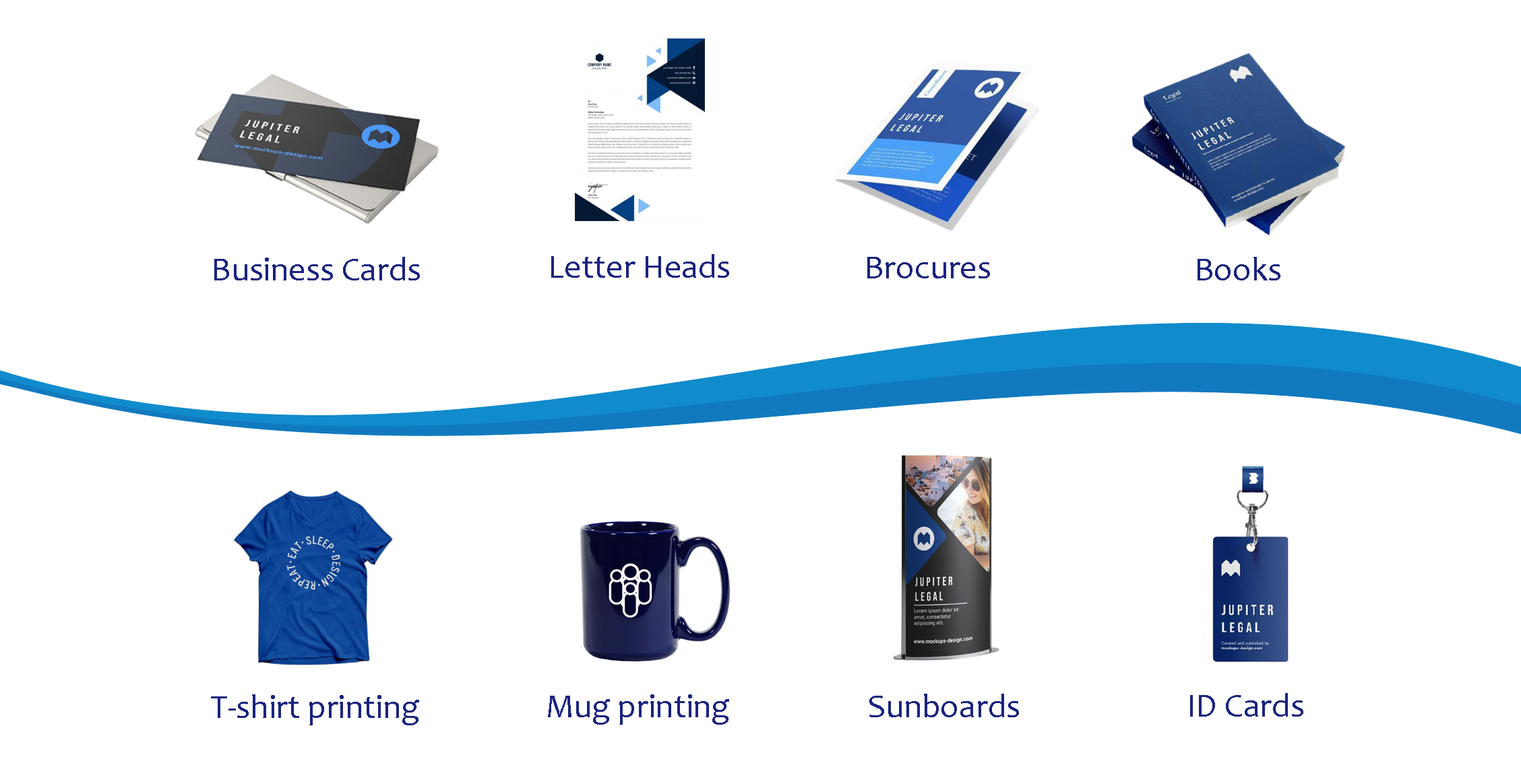
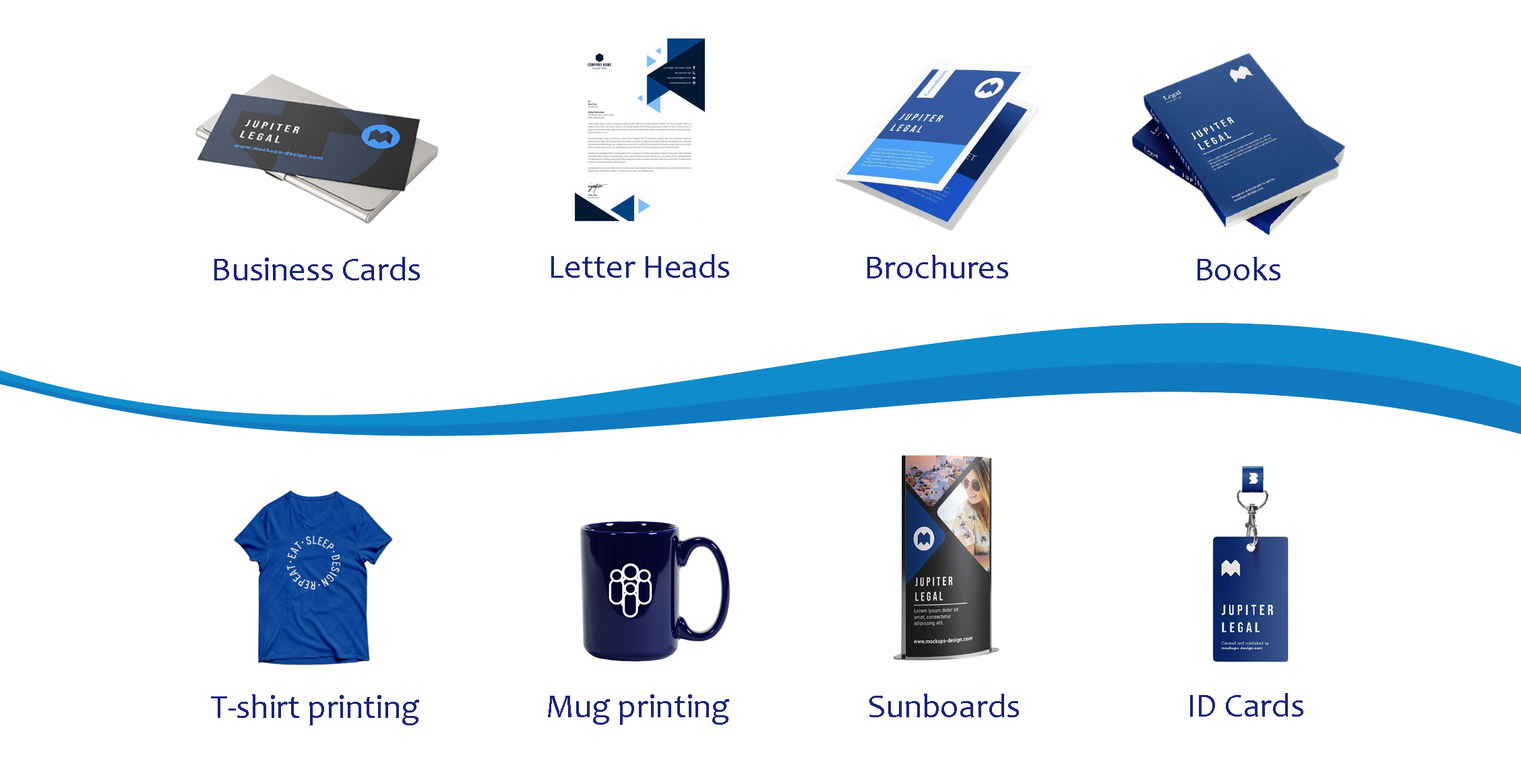
Layer changes from the first (1521, 784) image to the second:
renamed "Brocures" to "Brochures", painted on it over [931, 254, 1008, 279]
